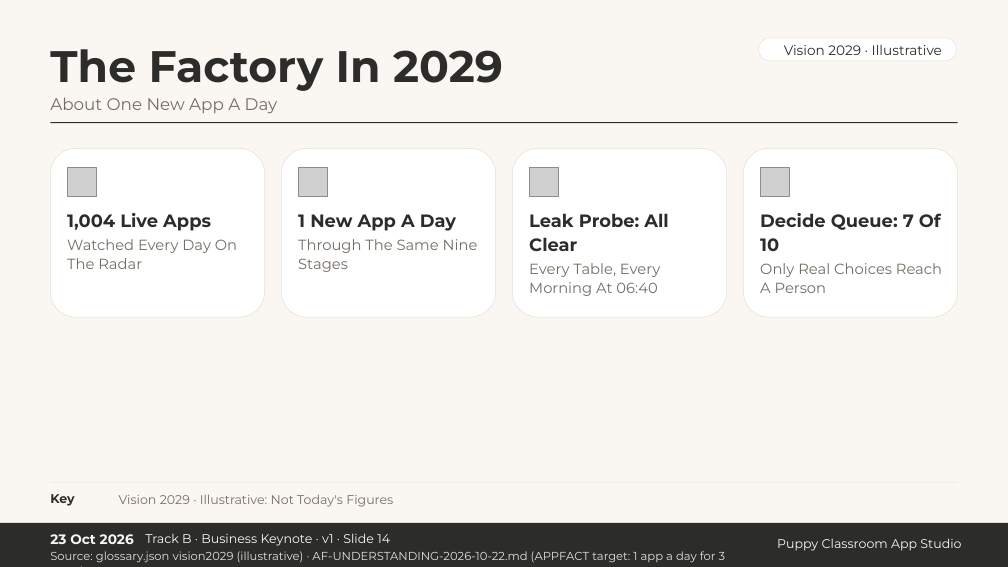
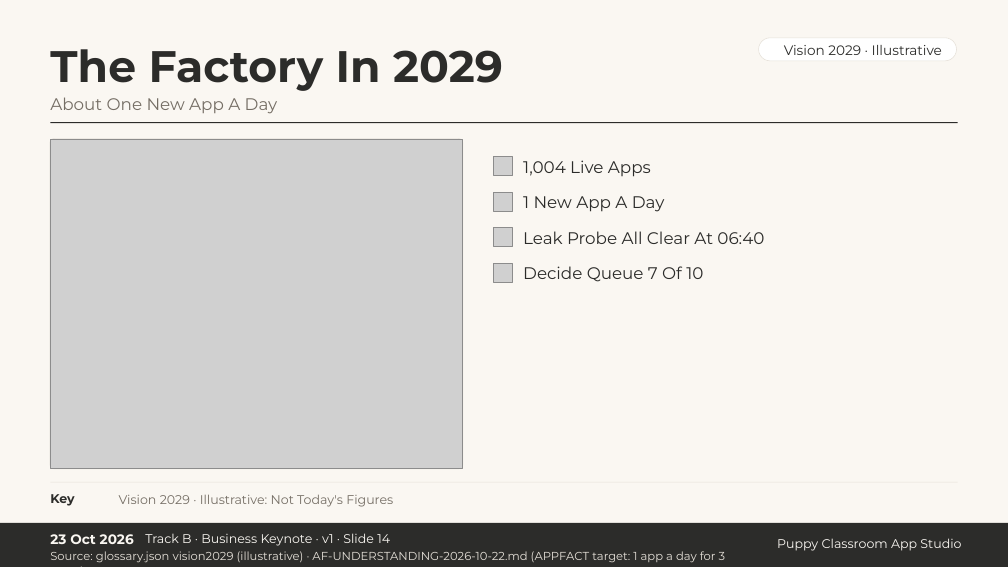
Before and after one commit to ljoyrose/dashboard, a slide deck: slide 14 of course/slides/AF-KEYNOTE/AF-KEYNOTE-PPP-v1.pptx. Drawn at 1008x567 pixels with LibreOffice and Linux fonts; fonts in the diff are those of the drawing; grey boxes stand for pictures; background and template pictures are left out. Boxes give left, top, right and bottom in pixels: in the first picture for what was removed or moved away, otherwise in the second. Text is boxed around its words. In the diff, an @@ line names an element or a change of style, - is before the commit and + after.

```diff
--- a/course/slides/AF-KEYNOTE/AF-KEYNOTE-PPP-v1.pptx
+++ b/course/slides/AF-KEYNOTE/AF-KEYNOTE-PPP-v1.pptx
@@ rounded rectangle: place and size @@
-rounded rectangle at <box>51,148,265,317</box>
+rounded rectangle at <box>50,138,463,469</box>
@@ rounded rectangle at <box>50,138,463,469</box>: proportions changed @@
@@ picture added at <box>51,139,463,469</box> @@
@@ rounded rectangle removed at <box>281,148,495,317</box> @@
@@ rounded rectangle removed at <box>513,148,727,317</box> @@
@@ rounded rectangle removed at <box>743,148,957,317</box> @@
@@ picture: place and size @@
-picture at <box>67,167,97,197</box>
+picture at <box>494,157,513,175</box>
@@ text "1,004 Live Apps": place and size @@
-text "1,004 Live Apps" at <box>67,213,211,231</box>
+text "1,004 Live Apps" at <box>523,160,651,177</box>
@@ text "1,004 Live Apps" at <box>523,160,651,177</box>: size 17 to 16 pt, bold off; line spacing 22.1pt to 20.8pt @@
@@ picture: place and size @@
-picture at <box>298,167,327,197</box>
+picture at <box>494,192,513,211</box>
@@ text "1 New App A Day" at <box>523,196,665,212</box>: size 17 to 16 pt, bold off; line spacing 22.1pt to 20.8pt @@
@@ text "1 New App A Day": place and size @@
-text "1 New App A Day" at <box>298,214,456,231</box>
+text "1 New App A Day" at <box>523,196,665,212</box>
@@ text removed at <box>67,239,237,269</box> @@
-Watched Every Day On
-The Radar
@@ text removed at <box>298,239,478,272</box> @@
-Through The Same Nine
-Stages
@@ picture: place and size @@
-picture at <box>529,167,559,197</box>
+picture at <box>494,228,513,247</box>
@@ text at <box>523,231,764,244</box>: text changed; size 17 to 16 pt; bold off @@
-Leak Probe: All
-Clear
+Leak Probe All Clear At 06:40
@@ picture: place and size @@
-picture at <box>761,167,790,197</box>
+picture at <box>494,263,513,282</box>
@@ text at <box>523,266,703,282</box>: text changed; size 17 to 16 pt; bold off @@
-Decide Queue: 7 Of
-10
+Decide Queue 7 Of 10
@@ text removed at <box>529,263,660,296</box> @@
-Every Table, Every
-Morning At 06:40
@@ text removed at <box>760,263,942,293</box> @@
-Only Real Choices Reach
-A Person
```
Also in this commit, not shown: 1 other slide changed, 52 other files.
